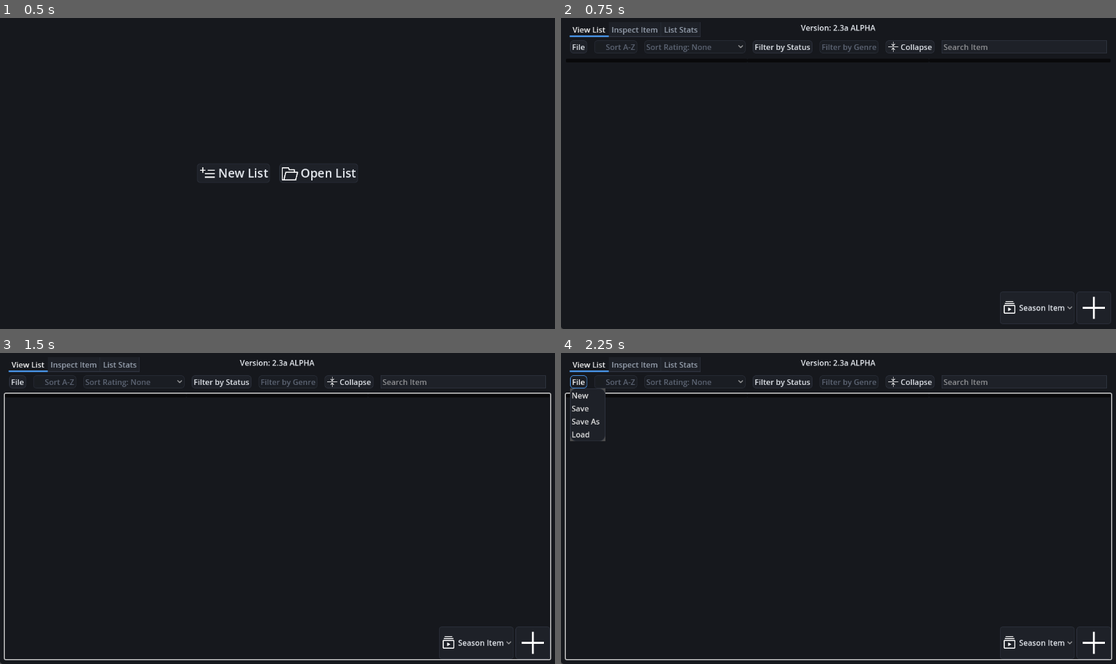
Above: before the commit, frames 1-4 (two rows, left to right).
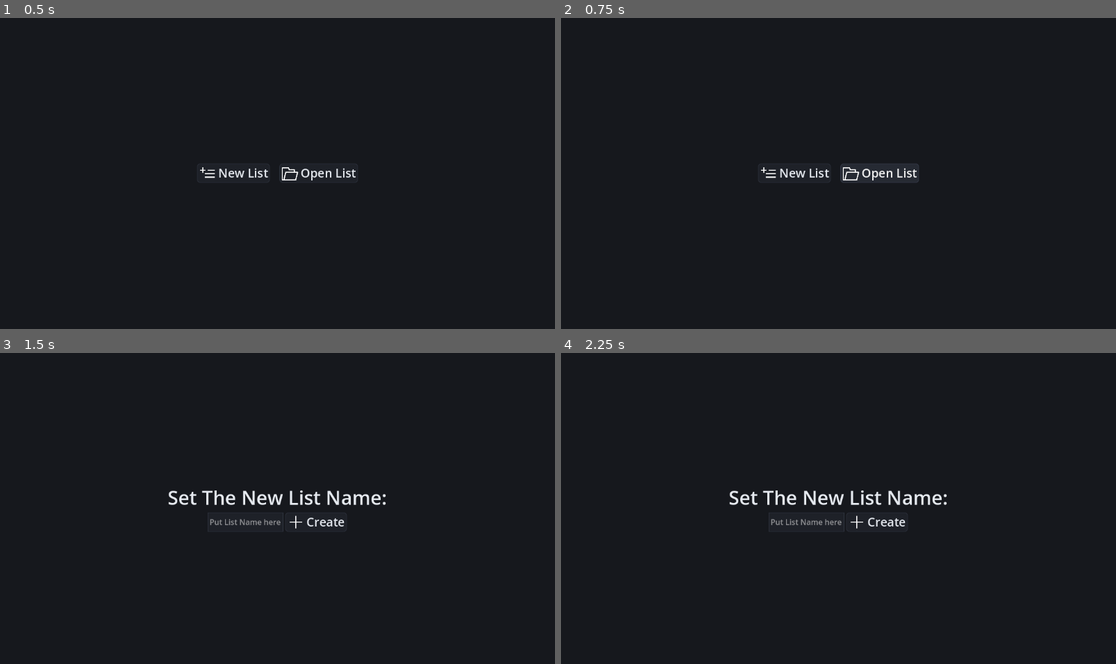
Above: after the commit, the same moments.

Repository: sredniW1234/Anime-Tracker-V2
Game: Godot game, scene res://Scenes/main_menu.tscn
Two runs of this game, one before a commit and one after it. Both use one fixed random seed, a clock stepped at 60 frames per second and the inputs below.
Inputs (mouse positions are in pixels of both pictures, inside the frame that each line leads up to):
- Up to frame 1 (0.5 s): no input
- Up to frame 2 (0.75 s): click "Open List" at 0.5 s
- Up to frame 3 (1.5 s): click (233, 508) at 1.25 s, where only the run after the commit has a clickable "New List"
- Up to frame 4 (2.25 s): click (577, 380) at 2 s, where only the run before the commit has a clickable "File"

Frame 1 is identical in both runs. In frame 2, 2.0% of the frame differs, in the area x 0-100%, y 2-100%; in frame 3, 3.8%; in frame 4, 4.0%.

Commit message:
Fixed MainMenu open file loading empty tree

Diff:
--- a/Scripts/main_menu.gd
+++ b/Scripts/main_menu.gd
@@ -22,9 +22,10 @@
 
 func _on_open_list_pressed() -> void:
 	load_diag.popup()
-	Manager.save_location = save_location
-	Manager.loading_from_main = true
-	get_tree().change_scene_to_file("res://Scenes/anime_list.tscn")
+	if save_location:
+		Manager.save_location = save_location
+		Manager.loading_from_main = true
+		get_tree().change_scene_to_file("res://Scenes/anime_list.tscn")
 
 
 func _on_load_file_selected(path: String) -> void:
